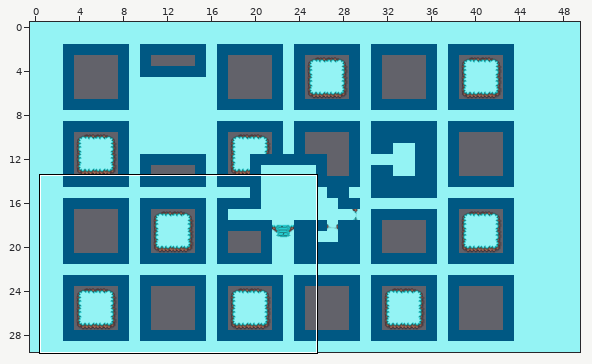
Tiled map: GameSample_Contest/resources/Tiled_Project/test_map.tmx. The picture above shows the old version from afar; the outline marks the close-up.
Close-up. Before the edit:
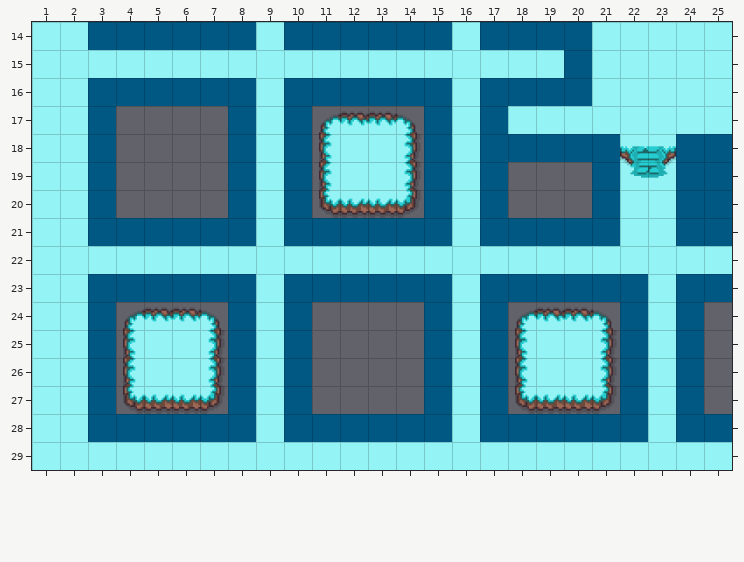
Cells are 64x64 px. Shown: x 1..25, y 14..29. The commit also changed other parts of the map, which this record leaves out.
The same view after the edit:
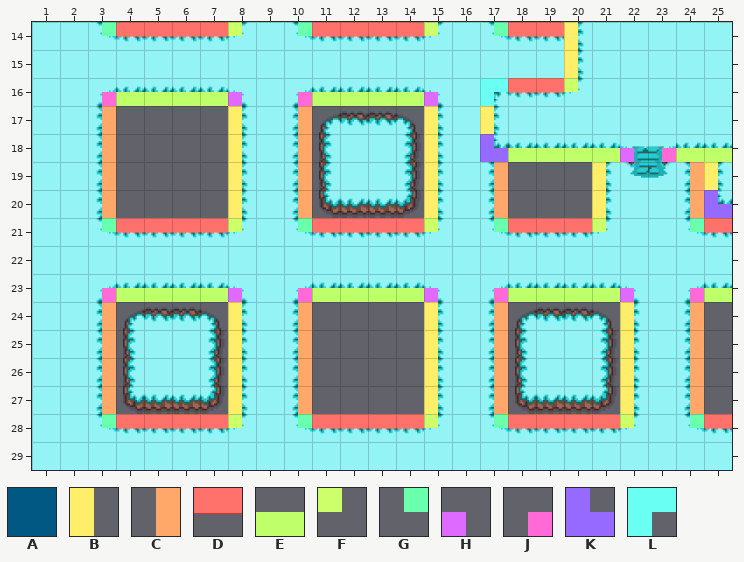
Key: from "Collision": A 0; from "Collision_full": B 0, C 1, D 2, E 3, F 4, G 5, H 6, J 7, K 8, L 10.
_ is an empty cell.
Message: Fix bug with collision_debugdraw
Edits made:
{"where": "layer \"collisions\""}
{"y":14,"x":3,"old":"AAAAAA","new":"GDDDDF"}
{"y":14,"x":10,"old":"AAAAAA","new":"GDDDDF"}
{"y":14,"x":17,"old":"AAAA","new":"GDDB"}
{"y":15,"x":20,"old":"A","new":"B"}
{"y":16,"x":3,"old":"AAAAAA","new":"JEEEEH"}
{"y":16,"x":10,"old":"AAAAAA","new":"JEEEEH"}
{"y":16,"x":17,"old":"AAAA","new":"LDDF"}
{"y":17,"x":3,"old":"A","new":"C"}
{"y":17,"x":8,"old":"A","new":"B"}
{"y":17,"x":10,"old":"A","new":"C"}
{"y":17,"x":15,"old":"A","new":"B"}
{"y":17,"x":17,"old":"A","new":"B"}
{"y":18,"x":3,"old":"A","new":"C"}
{"y":18,"x":8,"old":"A","new":"B"}
{"y":18,"x":10,"old":"A","new":"C"}
{"y":18,"x":15,"old":"A","new":"B"}
{"y":18,"x":17,"old":"AAAAA__AA","new":"KEEEEHJEE"}
{"y":19,"x":3,"old":"A","new":"C"}
{"y":19,"x":8,"old":"A","new":"B"}
{"y":19,"x":10,"old":"A","new":"C"}
{"y":19,"x":15,"old":"A","new":"B"}
{"y":19,"x":17,"old":"A","new":"C"}
{"y":19,"x":21,"old":"A","new":"B"}
{"y":19,"x":24,"old":"AA","new":"CB"}
{"y":20,"x":3,"old":"A","new":"C"}
{"y":20,"x":8,"old":"A","new":"B"}
{"y":20,"x":10,"old":"A","new":"C"}
{"y":20,"x":15,"old":"A","new":"B"}
{"y":20,"x":17,"old":"A","new":"C"}
{"y":20,"x":21,"old":"A","new":"B"}
{"y":20,"x":24,"old":"AA","new":"CK"}
{"y":21,"x":3,"old":"AAAAAA","new":"GDDDDF"}
{"y":21,"x":10,"old":"AAAAAA","new":"GDDDDF"}
{"y":21,"x":17,"old":"AAAAA","new":"GDDDF"}
{"y":21,"x":24,"old":"AA","new":"GD"}
{"y":23,"x":3,"old":"AAAAAA","new":"JEEEEH"}
{"y":23,"x":10,"old":"AAAAAA","new":"JEEEEH"}
{"y":23,"x":17,"old":"AAAAAA","new":"JEEEEH"}
{"y":23,"x":24,"old":"AA","new":"JE"}
{"y":24,"x":3,"old":"A","new":"C"}
{"y":24,"x":8,"old":"A","new":"B"}
{"y":24,"x":10,"old":"A","new":"C"}
{"y":24,"x":15,"old":"A","new":"B"}
{"y":24,"x":17,"old":"A","new":"C"}
{"y":24,"x":22,"old":"A","new":"B"}
{"y":24,"x":24,"old":"A","new":"C"}
{"y":25,"x":3,"old":"A","new":"C"}
{"y":25,"x":8,"old":"A","new":"B"}
{"y":25,"x":10,"old":"A","new":"C"}
{"y":25,"x":15,"old":"A","new":"B"}
{"y":25,"x":17,"old":"A","new":"C"}
{"y":25,"x":22,"old":"A","new":"B"}
{"y":25,"x":24,"old":"A","new":"C"}
{"y":26,"x":3,"old":"A","new":"C"}
{"y":26,"x":8,"old":"A","new":"B"}
{"y":26,"x":10,"old":"A","new":"C"}
{"y":26,"x":15,"old":"A","new":"B"}
{"y":26,"x":17,"old":"A","new":"C"}
{"y":26,"x":22,"old":"A","new":"B"}
{"y":26,"x":24,"old":"A","new":"C"}
{"y":27,"x":3,"old":"A","new":"C"}
{"y":27,"x":8,"old":"A","new":"B"}
{"y":27,"x":10,"old":"A","new":"C"}
{"y":27,"x":15,"old":"A","new":"B"}
{"y":27,"x":17,"old":"A","new":"C"}
{"y":27,"x":22,"old":"A","new":"B"}
{"y":27,"x":24,"old":"A","new":"C"}
{"y":28,"x":3,"old":"AAAAAA","new":"GDDDDF"}
{"y":28,"x":10,"old":"AAAAAA","new":"GDDDDF"}
{"y":28,"x":17,"old":"AAAAAA","new":"GDDDDF"}
{"y":28,"x":24,"old":"AA","new":"GD"}
